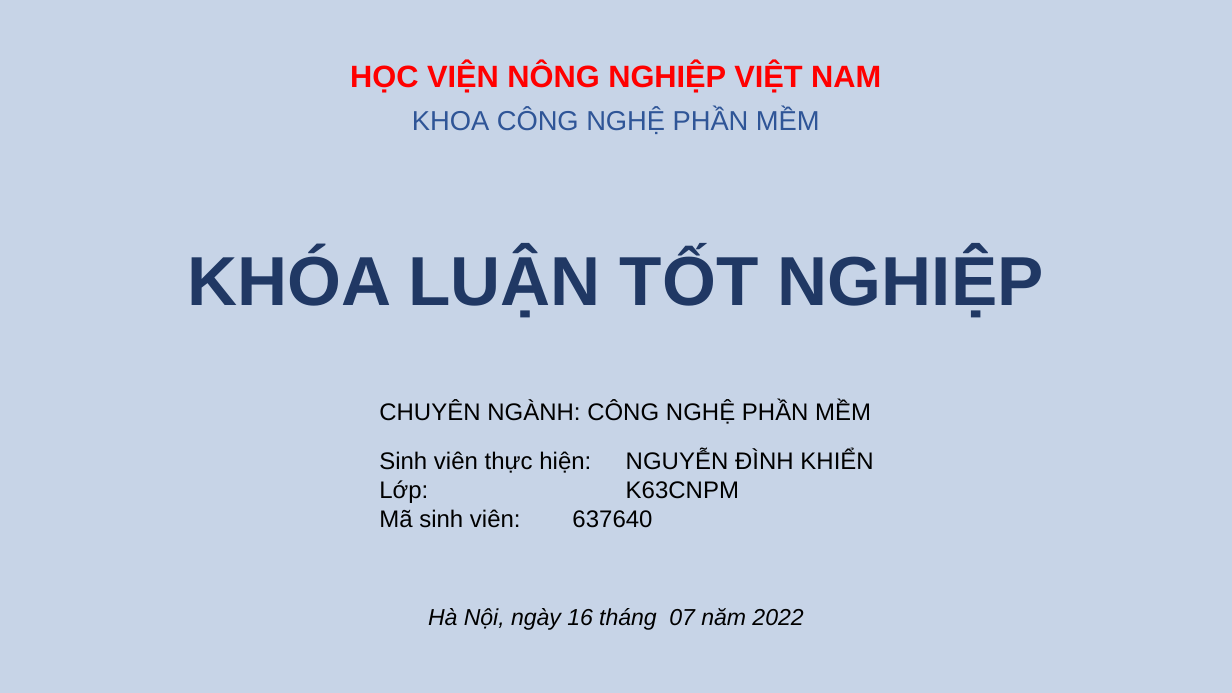
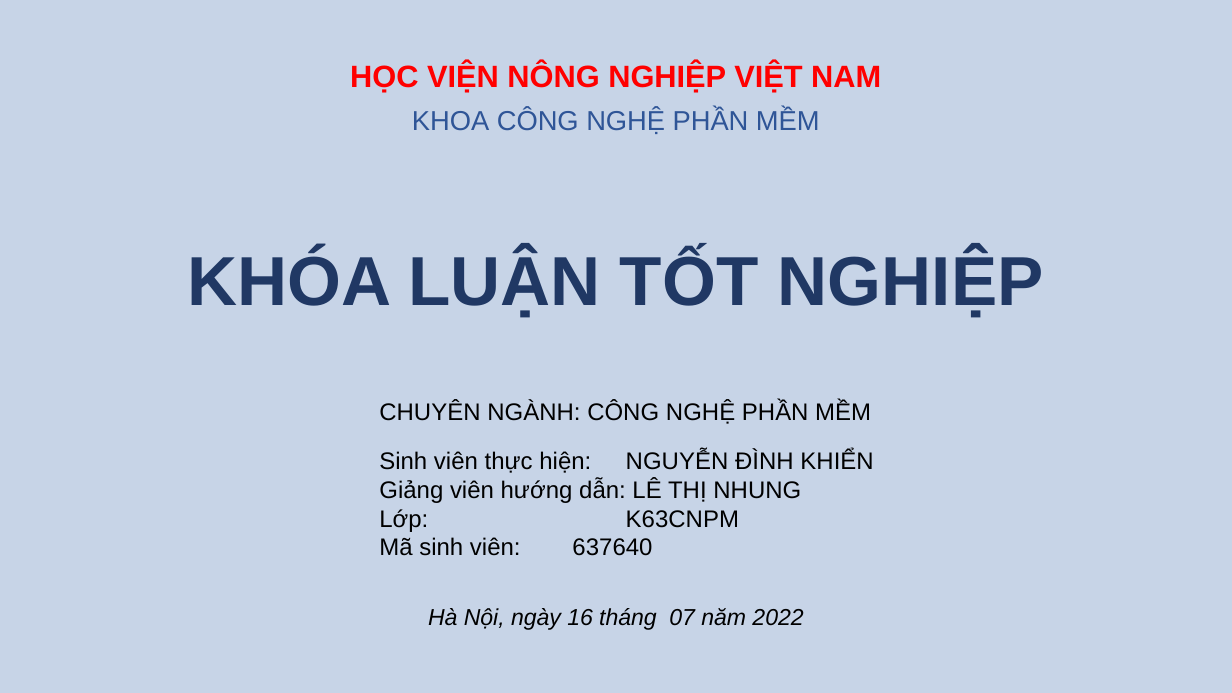
Before and after one commit to khiendz/GraduationProject, a slide deck: slide 1 of Document/slide.pptx. Drawn at 1232x693 pixels with LibreOffice and Linux fonts; fonts in the diff are those of the drawing. Boxes give left, top, right and bottom in pixels: in the first picture for what was removed or moved away, otherwise in the second. Text is boxed around its words. In the diff, an @@ line names an element or a change of style, - is before the commit and + after.

```diff
--- a/Document/slide.pptx
+++ b/Document/slide.pptx
@@ text at (x1=379, y1=479, x2=801, y2=503): paragraph added @@
+Giảng viên hướng dẫn: LÊ THỊ NHUNG
```
Also in this commit, not shown: 5 other slides changed, 22 other files.
